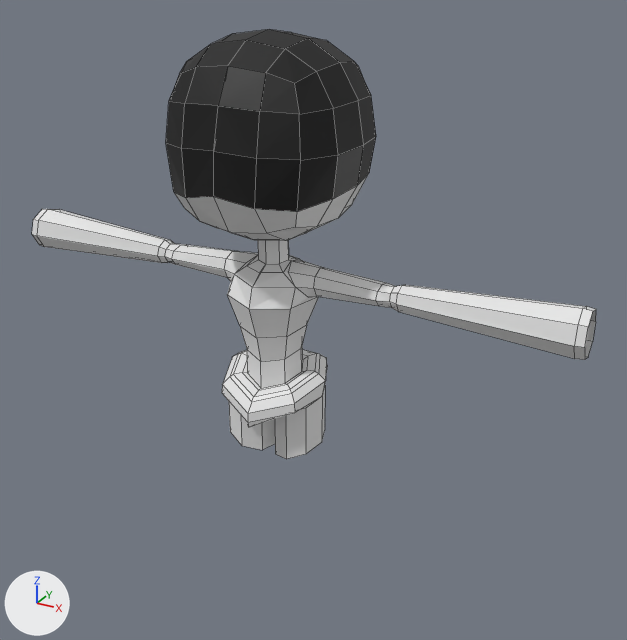
The Blender file 06.06.2025_Nurse_Drones.blend: old version first, new version second.
One viewpoint serves both versions: a 50 mm lens placed at (3.31, -5.39, 1.31), pointed at (0.22, 0.23, -1.5). Every picture has the same lights, and +X, +Y and +Z are marked at lower left. Mesh edges are drawn as thin lines.

In view in the first picture: 'Body'.
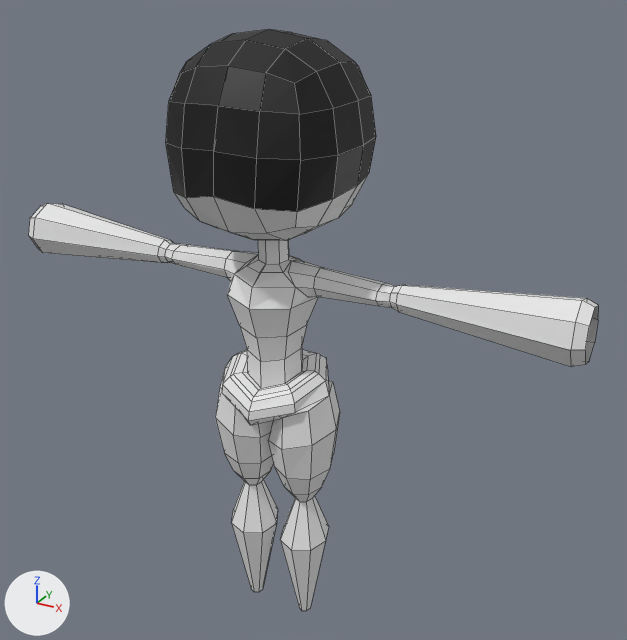
Pixel boxes [x1, y1, x2, y2] of what changed, in the pictures (627 x 640 px; the box of a moved part takes in the faces that stretch with it):
'Body', reshaped (35% taller): before [32, 29, 596, 459]; after [29, 29, 599, 611]
part 1 of me_body_mesh, built on: before [222, 358, 327, 459]; after [215, 358, 340, 611]
part 2 of me_body_mesh, moved or reshaped: before [32, 209, 596, 360]; after [29, 203, 599, 367]

The change in detail:
me_body_mesh is used by ob_body; location (0.0, 0.0, 0.0).
Verts and faces of me_body_mesh; kept vertices keep their numbers, new ones are numbered from 196.
Before the commit, vertices of me_body_mesh: 134 (2.4, 0.01, -0.89) at pixel (592, 311), 135 (2.4, 0.2, -1.05) at pixel (595, 321), 136 (2.41, 0.05, -1.24) at pixel (588, 357), 137 (2.41, -0.15, -1.09) at pixel (584, 347), 138 (2.41, -0.11, -0.96) at pixel (588, 327).
Before the commit, vertices of me_body_mesh: 139 (2.41, -0.08, -1.2) at pixel (584, 359), 140 (2.4, 0.17, -1.17) at pixel (592, 341), 141 (2.4, 0.14, -0.93) at pixel (596, 309), 166 (2.34, 0.0, -0.89) at pixel (582, 308), 167 (2.34, -0.12, -0.95) at pixel (577, 324).
Before the commit, vertices of me_body_mesh: 168 (2.33, 0.14, -0.92) at pixel (586, 306), 169 (2.34, 0.17, -1.18), 170 (2.33, 0.21, -1.04), 171 (2.34, -0.08, -1.21) at pixel (574, 358), 172 (2.34, 0.05, -1.25).
Before the commit, vertices of me_body_mesh: 173 (2.34, -0.15, -1.09) at pixel (574, 346).
me_body_mesh had 196 vertices, 171 faces, 1 loose edge and spanned x 0.0..2.41, y -0.75..0.72, z -2.61..0.73.
me_body_mesh now has 236 vertices, 212 faces, 1 loose edge and spans x -0.05..2.42, y -0.75..0.72, z -4.25..0.73.
Part 1, on me_body_mesh:
8 vertices are removed from x 0.0..0.43, y -0.21..0.23, z -2.61..-2.45.
8 faces are deleted.
14 vertices move from x 0.0..0.43, y -0.43..0.23, z -2.25..-2.02 to x 0.0..0.5, y -0.42..0.3, z -2.26..-1.99.
48 vertices are added at x -0.05..0.56, y -0.31..0.33, z -4.25..-2.27.
49 new faces join them, mat_wilet (white #e7e7e7).
Part 2, on me_body_mesh:
Vertex 134 moves to (2.41, 0.0, -0.86), pixel (594, 307).
Vertex 135 moves to (2.41, 0.23, -1.04), pixel (598, 320).
Vertex 136 moves to (2.42, 0.05, -1.27), pixel (589, 361).
Vertex 137 moves to (2.42, -0.18, -1.09), pixel (585, 350).
Vertex 138 moves to (2.42, -0.13, -0.94), pixel (589, 326).
Vertex 139 moves to (2.42, -0.1, -1.23), pixel (585, 364).
Vertex 140 moves to (2.41, 0.19, -1.19), pixel (594, 342).
Vertex 141 moves to (2.41, 0.15, -0.91), pixel (598, 305).
Vertex 166 moves to (2.33, 0.0, -0.83), pixel (581, 300).
Vertex 167 moves to (2.33, -0.16, -0.92), pixel (575, 322).
Vertex 168 moves to (2.32, 0.17, -0.88), pixel (586, 298).
Vertex 169 moves to (2.32, 0.22, -1.21).
Vertex 170 moves to (2.32, 0.26, -1.04).
Vertex 171 moves to (2.34, -0.12, -1.25), pixel (571, 366).
Vertex 172 moves to (2.33, 0.06, -1.3).
Vertex 173 moves to (2.34, -0.21, -1.1), pixel (570, 350).
